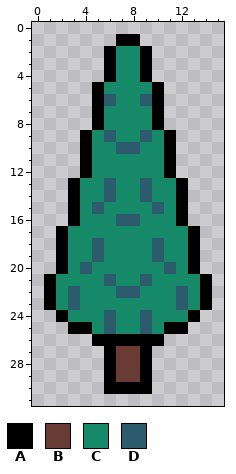
Edited in one commit: pixel-art sprite (Fable-Libris-GMTKJam24/Fable-Libris-GMTK24/Assets/Placeholder Sprites/Tree.png). The picture above is the old version.
The file is 16x32 pixels.
Palette (. is transparent): A #000000  B #683c34  C #158968  D #2c5b6d
And afterwards:
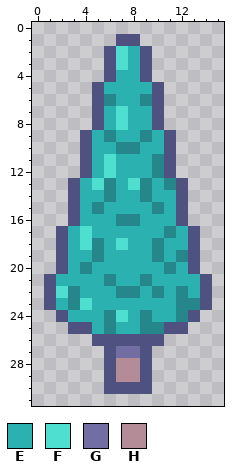
Colours new in this view: E #2cb1b1  F #4edfd0  G #726da3  H #b48c98
From old to new:
@@ palette @@
-A #000000
+A #4f5180
-D #2c5b6d
+D #25868b
@@ x 0..15 @@
  1 .......AA.......
- 2 ......ACCA......
- 3 ......ACCA......
- 4 ......ACCA......
- 5 .....ACCCCA.....
- 6 .....ADCCDA.....
- 7 .....ACCCCA.....
- 8 .....ACCCCA.....
- 9 ....ACDCCDCA....
-10 ....ACCDDCCA....
-11 ....ACCCCCCA....
-12 ....ACCCCCCA....
-13 ...ACCDCCDCCA...
-14 ...ACCDCCDCCA...
-15 ...ACDCCCCDCA...
-16 ...ACCCDDCCCA...
-17 ..ACCCCCCCCCCA..
-18 ..ACCDCCCCDCCA..
-19 ..ACCDCCCCDCCA..
-20 ..ACDCCCCCCDCA..
-21 .ACCCCDCCDCCCCA.
-22 .ACDCCCDDCCCDCA.
-23 .ACDCCCCCCCCDCA.
-24 ..ACCCDCCDCCCA..
-25 ...AACDCCDCAA...
+ 2 ......AFEA......
+ 3 ......AFEA......
+ 4 ......AEEA......
+ 5 .....AEEEEA.....
+ 6 .....ADEEDA.....
+ 7 .....AEFEEA.....
+ 8 .....AEFEEA.....
+ 9 ....AEDEEDEA....
+10 ....AEEDDEEA....
+11 ....AEFEEEDA....
+12 ....AEFEEEDA....
+13 ...AEFDEFDEDA...
+14 ...AEEDEEDEEA...
+15 ...AEDEEEEDEA...
+16 ...AEEEDDEEEA...
+17 ..AEFEEEEEEDEA..
+18 ..AEFDEFEEDEEA..
+19 ..AEEDEEEEDEDA..
+20 ..AEDEEEEEEDEA..
+21 .AEEEEDEEDEEEEA.
+22 .AFDEEEDDEDEDEA.
+23 .AEDFEEEEEEEDDA.
+24 ..AEEEDFEDEEDA..
+25 ...AAEDEEDDAA...
 26 .....AAAAAA.....
-27 ......ABBA......
-28 ......ABBA......
-29 ......ABBA......
+27 ......AGGA......
+28 ......AHHA......
+29 ......AHHA......
 30 ......AAAA......
Changed places in both pictures, as pixel boxes (x1, y1, x2, y2):
changed: (44, 34, 212, 394)
